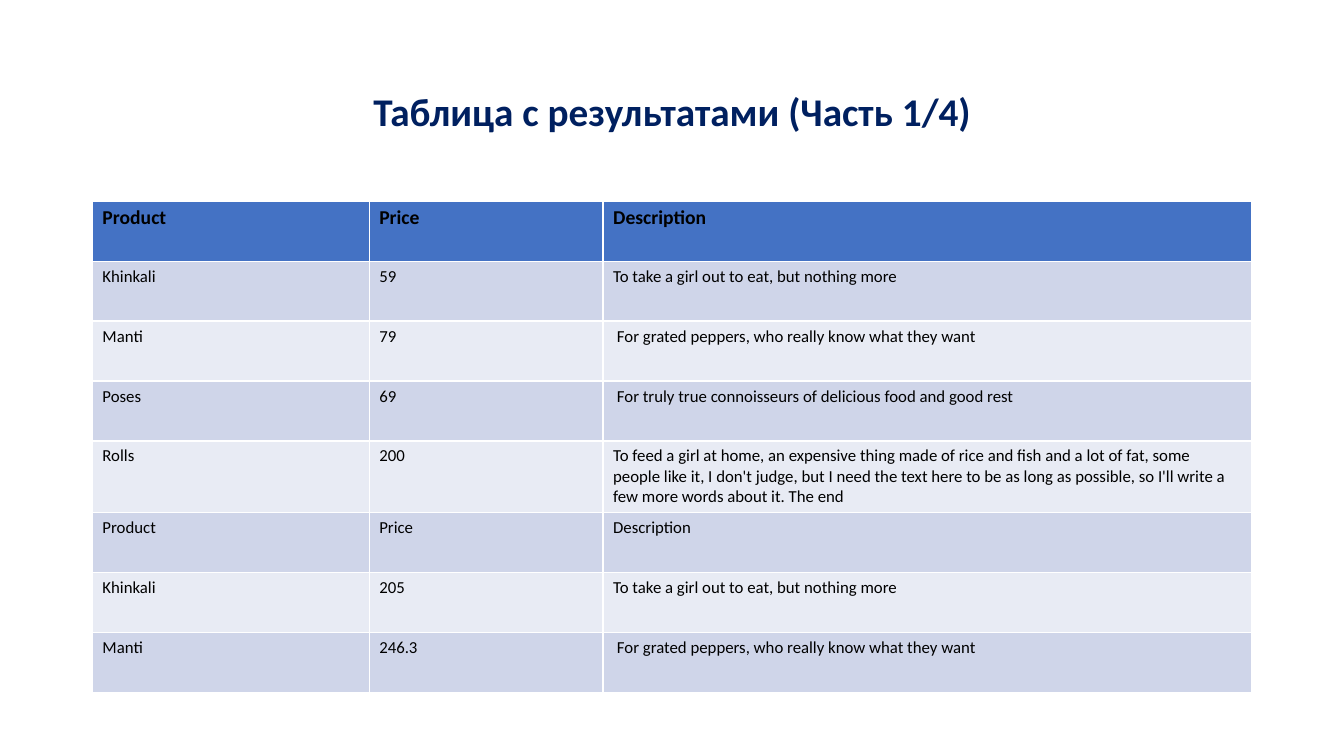
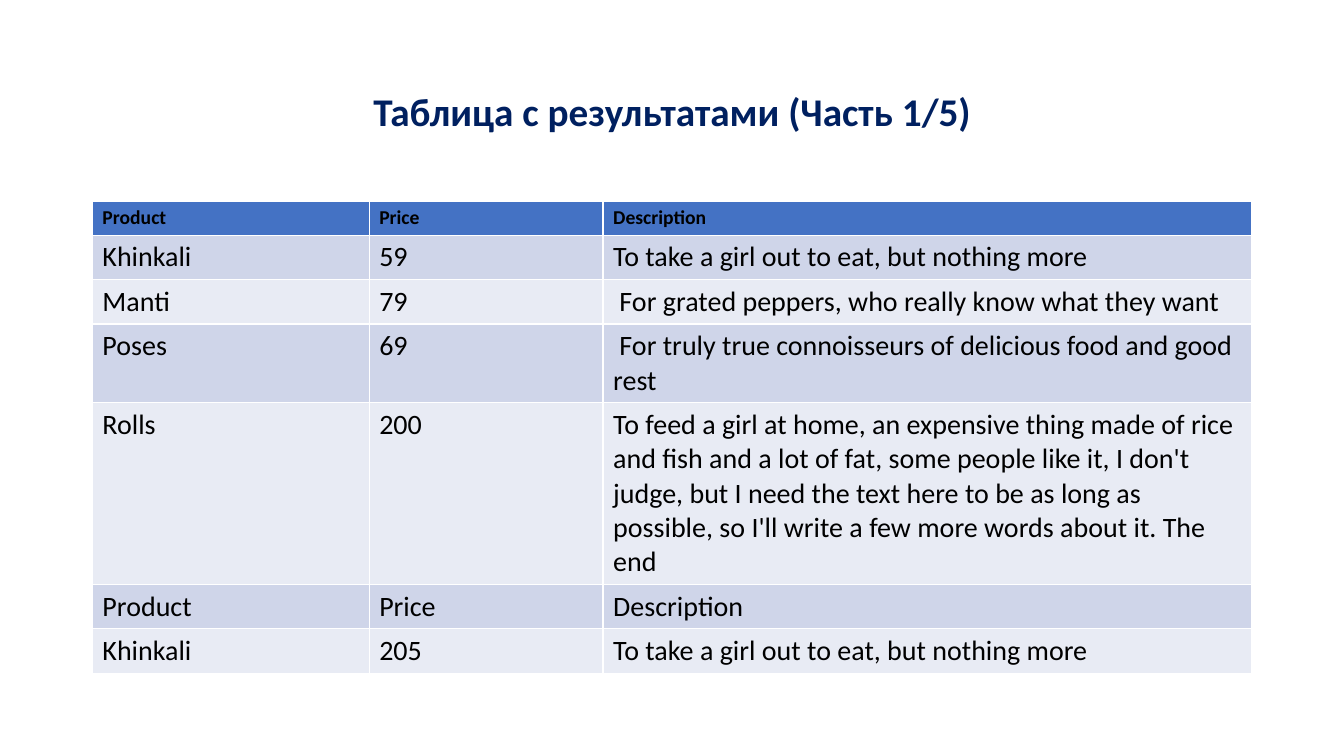
Before and after one commit to SolmirJafarovich/report_generator, a slide deck: slide 2 of generated_report.pptx. Drawn at 1344x756 pixels with LibreOffice and Linux fonts; fonts in the diff are those of the drawing. Boxes give left, top, right and bottom in pixels: in the first picture for what was removed or moved away, otherwise in the second. Text is boxed around its words. In the diff, an @@ line names an element or a change of style, - is before the commit and + after.

Commit message:
Table slide now more adaptive

```diff
--- a/generated_report.pptx
+++ b/generated_report.pptx
@@ title at bbox=[373, 97, 971, 133]: text changed @@
-Таблица с результатами (Часть 1/4)
+Таблица с результатами (Часть 1/5)
@@ table at bbox=[93, 202, 1252, 669] @@
-row 8: Manti | 246.3 | For grated peppers, who really know what they want
```
Also in this commit, not shown: 3 other slides changed, 1 slide added, 5 other files.
